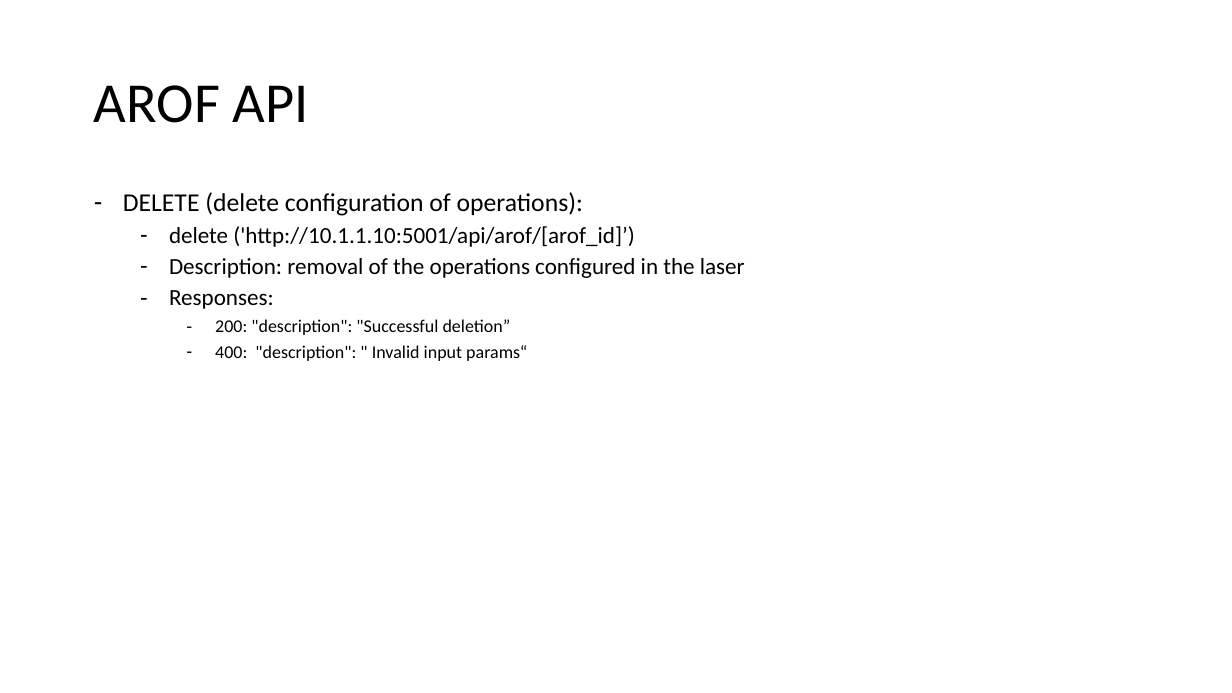
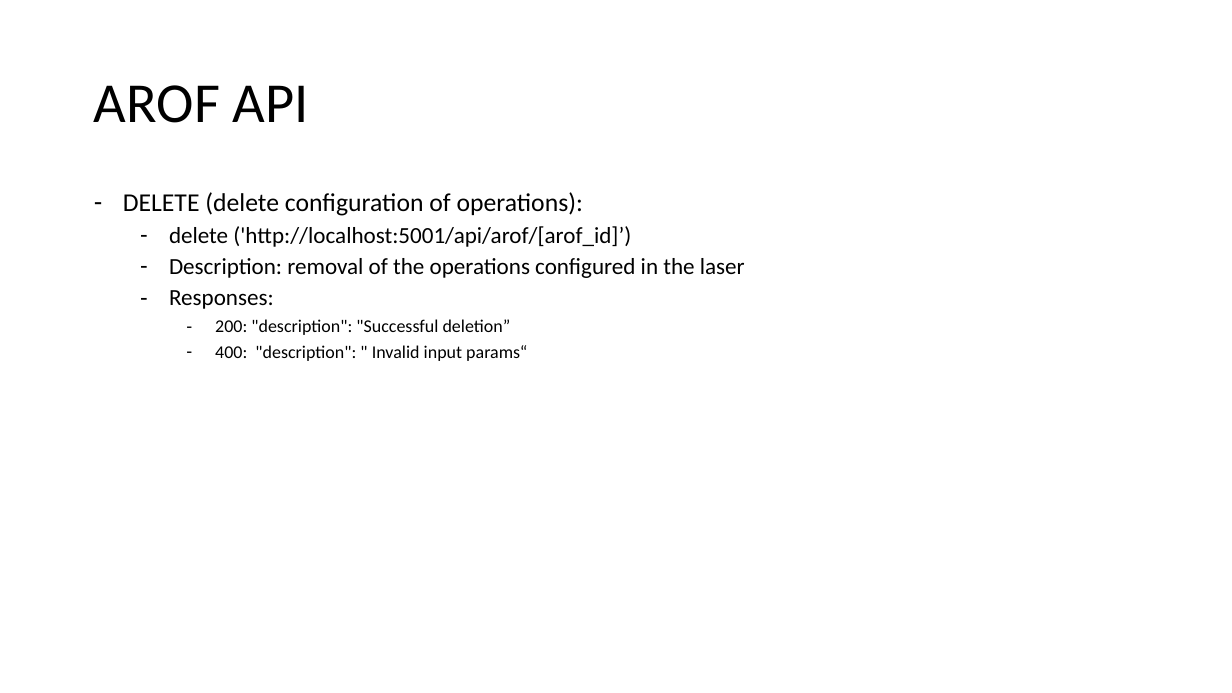
Before and after one commit to CTTC-PONS/bluespace, a slide deck: slide 3 of sdn_agents_bluespace.pptx. Drawn at 1232x693 pixels with LibreOffice and Linux fonts; fonts in the diff are those of the drawing. Boxes give left, top, right and bottom in pixels: in the first picture for what was removed or moved away, otherwise in the second. Text is boxed around its words. In the diff, an @@ line names an element or a change of style, - is before the commit and + after.

```diff
--- a/sdn_agents_bluespace.pptx
+++ b/sdn_agents_bluespace.pptx
@@ text at (169, 226, 631, 247): text changed @@
-  – delete ('http://10.1.1.10:5001/api/arof/[arof_id]’)
+  – delete ('http://localhost:5001/api/arof/[arof_id]’)
```
Also in this commit, not shown: 4 other slides changed, 1 slide added.
